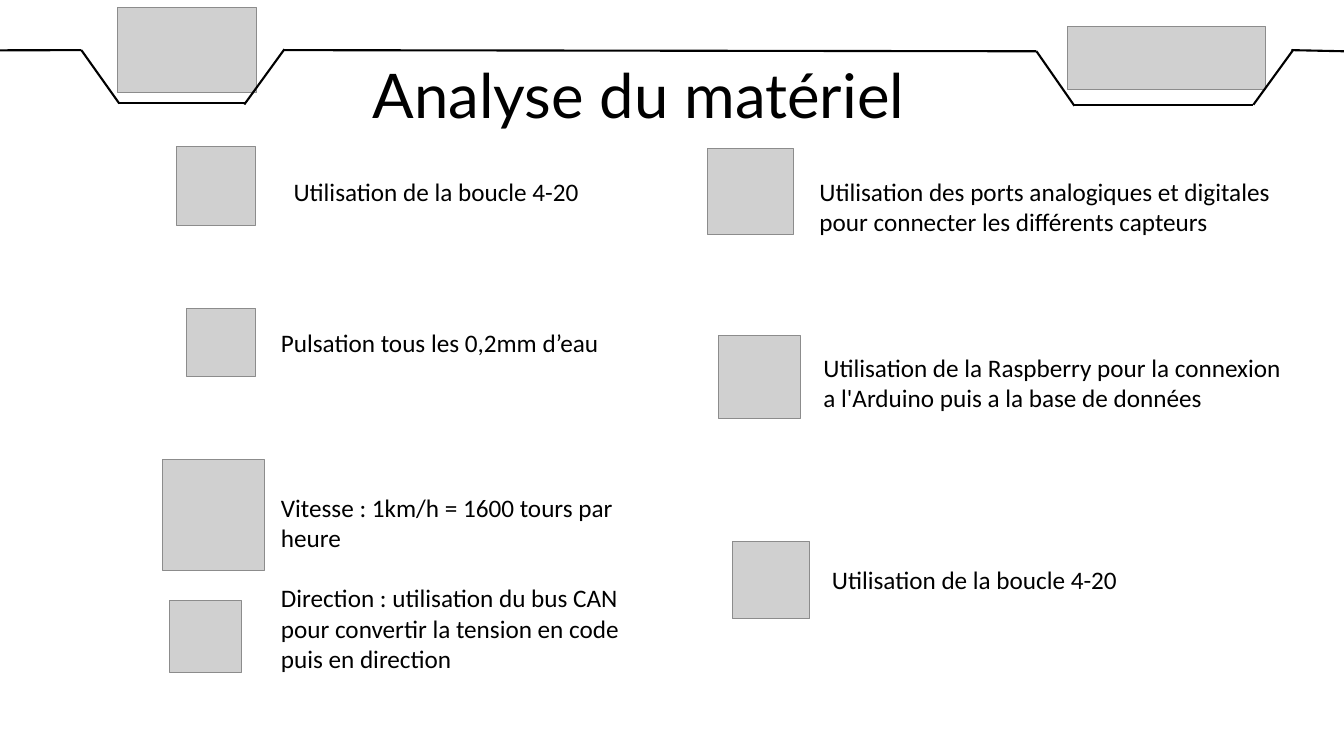
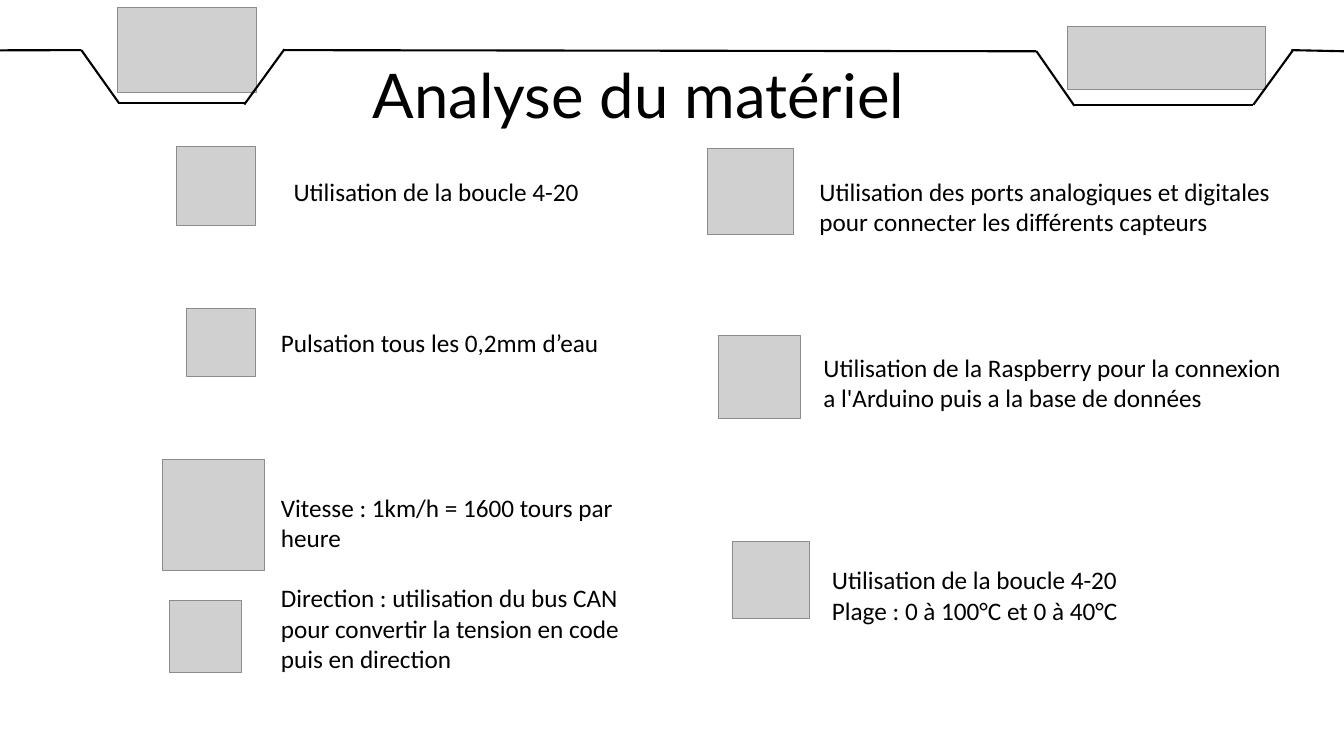
Before and after one commit to DylanChe/SupervisionSerre, a slide deck: slide 8 of oral_projet/revue_2/diaporama_revue_2_steven.pptx. Drawn at 1344x756 pixels with LibreOffice and Linux fonts; fonts in the diff are those of the drawing; grey boxes stand for pictures. Boxes give left, top, right and bottom in pixels: in the first picture for what was removed or moved away, otherwise in the second. Text is boxed around its words. In the diff, an @@ line names an element or a change of style, - is before the commit and + after.

```diff
--- a/oral_projet/revue_2/diaporama_revue_2_steven.pptx
+++ b/oral_projet/revue_2/diaporama_revue_2_steven.pptx
@@ text at (832, 602, 1117, 625): paragraph added @@
+Plage : 0 à 100°C et 0 à 40°C
```
Also in this commit, not shown: 2 other slides changed, 3 slides removed, 2 other files.
